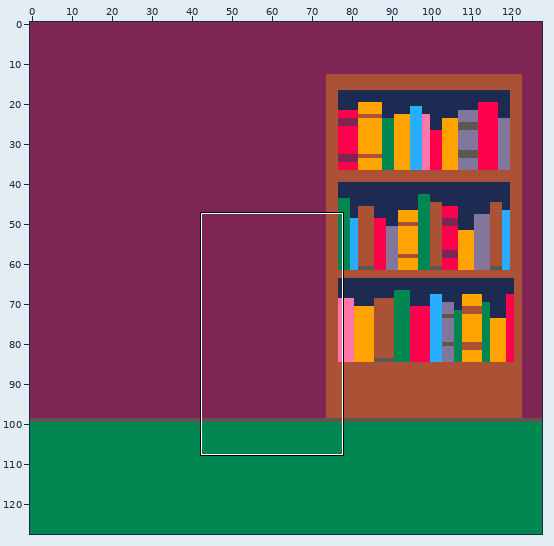
Two states of a pixel-art file, assets/imgs/scenes/bookshelf_room.aseprite. The picture above shows the old version from afar; the outline marks the close-up.
Close-up. The starting point:
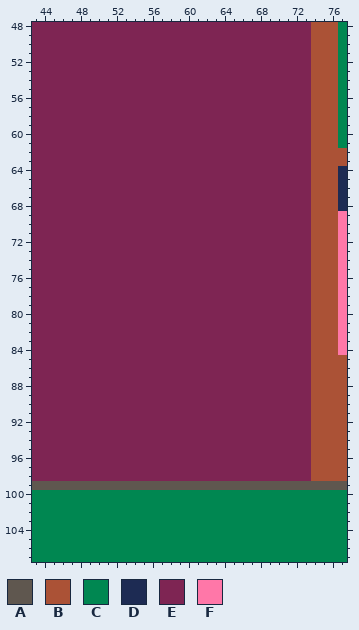
128x128 pixels, 1 frame. Shown: x 43..77, y 48..107.
Palette (. is transparent): A #5f574f  B #ab5236  C #008751  D #1d2b53  E #7e2553  F #ff77a8
Pixels before, first column x 43:
 48 EEEEEEEEEEEEEEEEEEEEEEEEEEEEEEEBBBC
 49 EEEEEEEEEEEEEEEEEEEEEEEEEEEEEEEBBBC
 50 EEEEEEEEEEEEEEEEEEEEEEEEEEEEEEEBBBC
 51 EEEEEEEEEEEEEEEEEEEEEEEEEEEEEEEBBBC
 52 EEEEEEEEEEEEEEEEEEEEEEEEEEEEEEEBBBC
 53 EEEEEEEEEEEEEEEEEEEEEEEEEEEEEEEBBBC
 54 EEEEEEEEEEEEEEEEEEEEEEEEEEEEEEEBBBC
 55 EEEEEEEEEEEEEEEEEEEEEEEEEEEEEEEBBBC
 56 EEEEEEEEEEEEEEEEEEEEEEEEEEEEEEEBBBC
 57 EEEEEEEEEEEEEEEEEEEEEEEEEEEEEEEBBBC
 58 EEEEEEEEEEEEEEEEEEEEEEEEEEEEEEEBBBC
 59 EEEEEEEEEEEEEEEEEEEEEEEEEEEEEEEBBBC
 60 EEEEEEEEEEEEEEEEEEEEEEEEEEEEEEEBBBC
 61 EEEEEEEEEEEEEEEEEEEEEEEEEEEEEEEBBBC
 62 EEEEEEEEEEEEEEEEEEEEEEEEEEEEEEEBBBB
 63 EEEEEEEEEEEEEEEEEEEEEEEEEEEEEEEBBBB
 64 EEEEEEEEEEEEEEEEEEEEEEEEEEEEEEEBBBD
 65 EEEEEEEEEEEEEEEEEEEEEEEEEEEEEEEBBBD
 66 EEEEEEEEEEEEEEEEEEEEEEEEEEEEEEEBBBD
 67 EEEEEEEEEEEEEEEEEEEEEEEEEEEEEEEBBBD
 68 EEEEEEEEEEEEEEEEEEEEEEEEEEEEEEEBBBD
 69 EEEEEEEEEEEEEEEEEEEEEEEEEEEEEEEBBBF
 70 EEEEEEEEEEEEEEEEEEEEEEEEEEEEEEEBBBF
 71 EEEEEEEEEEEEEEEEEEEEEEEEEEEEEEEBBBF
 72 EEEEEEEEEEEEEEEEEEEEEEEEEEEEEEEBBBF
 73 EEEEEEEEEEEEEEEEEEEEEEEEEEEEEEEBBBF
 74 EEEEEEEEEEEEEEEEEEEEEEEEEEEEEEEBBBF
 75 EEEEEEEEEEEEEEEEEEEEEEEEEEEEEEEBBBF
 76 EEEEEEEEEEEEEEEEEEEEEEEEEEEEEEEBBBF
 77 EEEEEEEEEEEEEEEEEEEEEEEEEEEEEEEBBBF
 78 EEEEEEEEEEEEEEEEEEEEEEEEEEEEEEEBBBF
 79 EEEEEEEEEEEEEEEEEEEEEEEEEEEEEEEBBBF
 80 EEEEEEEEEEEEEEEEEEEEEEEEEEEEEEEBBBF
 81 EEEEEEEEEEEEEEEEEEEEEEEEEEEEEEEBBBF
 82 EEEEEEEEEEEEEEEEEEEEEEEEEEEEEEEBBBF
 83 EEEEEEEEEEEEEEEEEEEEEEEEEEEEEEEBBBF
 84 EEEEEEEEEEEEEEEEEEEEEEEEEEEEEEEBBBF
 85 EEEEEEEEEEEEEEEEEEEEEEEEEEEEEEEBBBB
 86 EEEEEEEEEEEEEEEEEEEEEEEEEEEEEEEBBBB
 87 EEEEEEEEEEEEEEEEEEEEEEEEEEEEEEEBBBB
 88 EEEEEEEEEEEEEEEEEEEEEEEEEEEEEEEBBBB
 89 EEEEEEEEEEEEEEEEEEEEEEEEEEEEEEEBBBB
 90 EEEEEEEEEEEEEEEEEEEEEEEEEEEEEEEBBBB
 91 EEEEEEEEEEEEEEEEEEEEEEEEEEEEEEEBBBB
 92 EEEEEEEEEEEEEEEEEEEEEEEEEEEEEEEBBBB
 93 EEEEEEEEEEEEEEEEEEEEEEEEEEEEEEEBBBB
 94 EEEEEEEEEEEEEEEEEEEEEEEEEEEEEEEBBBB
 95 EEEEEEEEEEEEEEEEEEEEEEEEEEEEEEEBBBB
 96 EEEEEEEEEEEEEEEEEEEEEEEEEEEEEEEBBBB
 97 EEEEEEEEEEEEEEEEEEEEEEEEEEEEEEEBBBB
 98 EEEEEEEEEEEEEEEEEEEEEEEEEEEEEEEBBBB
 99 AAAAAAAAAAAAAAAAAAAAAAAAAAAAAAAAAAA
100 CCCCCCCCCCCCCCCCCCCCCCCCCCCCCCCCCCC
101 CCCCCCCCCCCCCCCCCCCCCCCCCCCCCCCCCCC
102 CCCCCCCCCCCCCCCCCCCCCCCCCCCCCCCCCCC
103 CCCCCCCCCCCCCCCCCCCCCCCCCCCCCCCCCCC
104 CCCCCCCCCCCCCCCCCCCCCCCCCCCCCCCCCCC
105 CCCCCCCCCCCCCCCCCCCCCCCCCCCCCCCCCCC
106 CCCCCCCCCCCCCCCCCCCCCCCCCCCCCCCCCCC
107 CCCCCCCCCCCCCCCCCCCCCCCCCCCCCCCCCCC
Once edited:
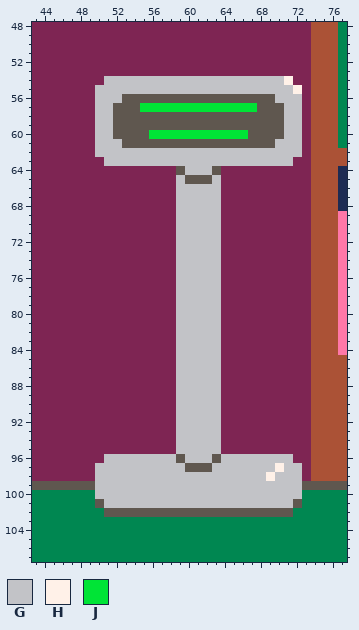
Colours new in this view: G #c2c3c7  H #fff1e8  J #00e436
The edit:
layer "Layer 1" added
Layer "Layer 1":
y 54: x 51..71 EEEEEEEEEEEEEEEEEEEEE -> GGGGGGGGGGGGGGGGGGGGH
y 55: x 50..72 EEEEEEEEEEEEEEEEEEEEEEE -> GGGGGGGGGGGGGGGGGGGGGGH
y 56: x 50..72 EEEEEEEEEEEEEEEEEEEEEEE -> GGGAAAAAAAAAAAAAAAAAGGG
y 57: x 50..72 EEEEEEEEEEEEEEEEEEEEEEE -> GGAAAJJJJJJJJJJJJJAAAGG
y 58..59: x 50..72 EEEEEEEEEEEEEEEEEEEEEEE -> GGAAAAAAAAAAAAAAAAAAAGG
y 60: x 50..72 EEEEEEEEEEEEEEEEEEEEEEE -> GGAAAAJJJJJJJJJJJAAAAGG
y 61: x 50..72 EEEEEEEEEEEEEEEEEEEEEEE -> GGGAAAAAAAAAAAAAAAAAGGG
y 62: x 50..72 EEEEEEEEEEEEEEEEEEEEEEE -> GGGGGGGGGGGGGGGGGGGGGGG
y 63: x 51..71 EEEEEEEEEEEEEEEEEEEEE -> GGGGGGGGGGGGGGGGGGGGG
y 64: x 59..63 EEEEE -> AGGGA
y 65: x 59..63 EEEEE -> GAAAG
y 66..95: x 59..63 EEEEE -> GGGGG
y 96: x 51..71 EEEEEEEEEEEEEEEEEEEEE -> GGGGGGGGAGGGAGGGGGGGG
y 97: x 50..72 EEEEEEEEEEEEEEEEEEEEEEE -> GGGGGGGGGGAAAGGGGGGGHGG
y 98: x 50..72 EEEEEEEEEEEEEEEEEEEEEEE -> GGGGGGGGGGGGGGGGGGGHGGG
y 99: x 50..72 AAAAAAAAAAAAAAAAAAAAAAA -> GGGGGGGGGGGGGGGGGGGGGGG
y 100: x 50..72 CCCCCCCCCCCCCCCCCCCCCCC -> GGGGGGGGGGGGGGGGGGGGGGG
y 101: x 50..72 CCCCCCCCCCCCCCCCCCCCCCC -> AGGGGGGGGGGGGGGGGGGGGGA
y 102: x 51..71 CCCCCCCCCCCCCCCCCCCCC -> AAAAAAAAAAAAAAAAAAAAA
Changed places in both close-ups, as pixel boxes (x1, y1, x2, y2):
changed: (95, 76, 302, 517)
